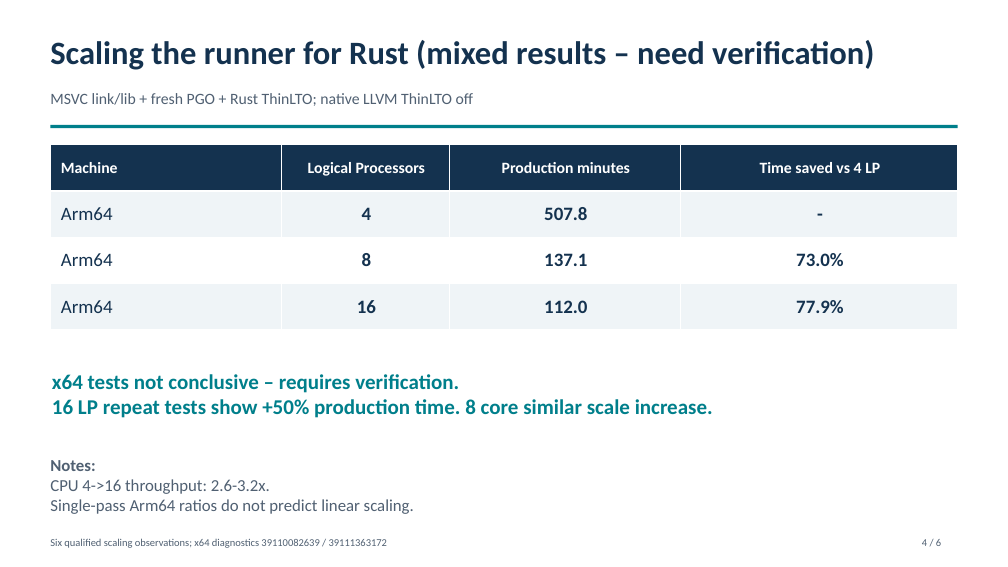
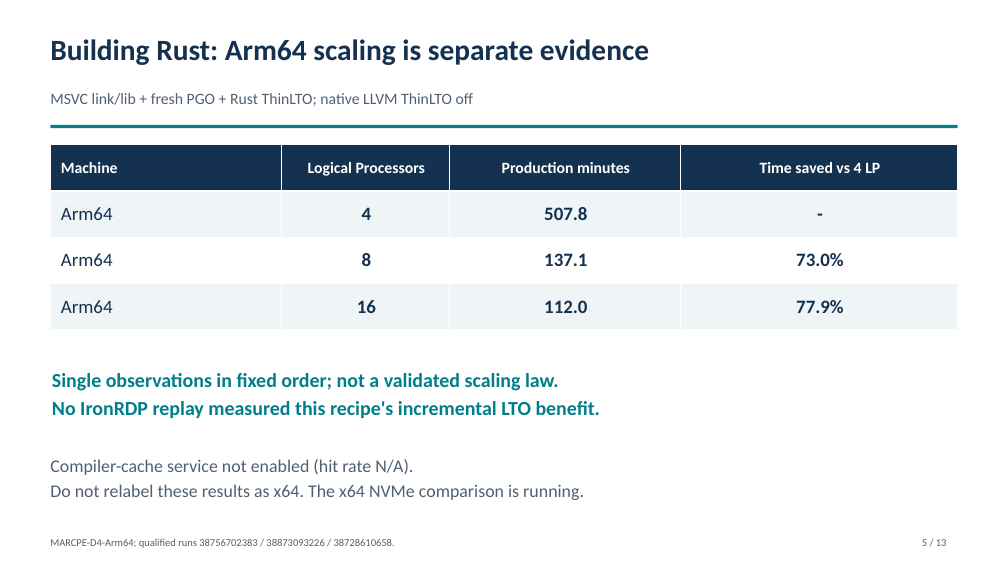
Before and after one commit to marcpems/IronRDP-ci-benchmark, a slide deck: slide 5 of ci-benchmark/matched-release/Rust-Optimization-Summary-Published.pptx (slide 4 before the commit). Drawn at 1008x567 pixels with LibreOffice and Linux fonts; fonts in the diff are those of the drawing. Boxes give left, top, right and bottom in pixels: in the first picture for what was removed or moved away, otherwise in the second. Text is boxed around its words. In the diff, an @@ line names an element or a change of style, - is before the commit and + after.

```diff
--- a/ci-benchmark/matched-release/Rust-Optimization-Summary-Published.pptx
+++ b/ci-benchmark/matched-release/Rust-Optimization-Summary-Published.pptx
@@ text at [50,39,649,65]: text changed; size 31 to 28 pt @@
-Scaling the runner for Rust (mixed results – need verification)
+Building Rust: Arm64 scaling is separate evidence
@@ text at [52,373,601,418]: text changed; size 20 to 19 pt @@
-x64 tests not conclusive – requires verification.
-16 LP repeat tests show +50% production time. 8 core similar scale increase.
+Single observations in fixed order; not a validated scaling law.
+No IronRDP replay measured this recipe's incremental LTO benefit.
@@ text at [50,459,584,500]: text changed; size 16 to 17 pt @@
-Notes:
-CPU 4->16 throughput: 2.6-3.2x.
-Single-pass Arm64 ratios do not predict linear scaling.
+Compiler-cache service not enabled (hit rate N/A).
+Do not relabel these results as x64. The x64 NVMe comparison is running.
@@ text at [50,538,395,548]: text changed @@
-Six qualified scaling observations; x64 diagnostics 39110082639 / 39111363172
+MARCPE-D4-Arm64; qualified runs 38756702383 / 38873093226 / 38728610658.
@@ text at [922,539,947,546]: text changed @@
-4 / 6
+5 / 13
```
Also in this commit, not shown: 5 other slides changed, 7 slides added, 3 slides removed, 4 other files.
